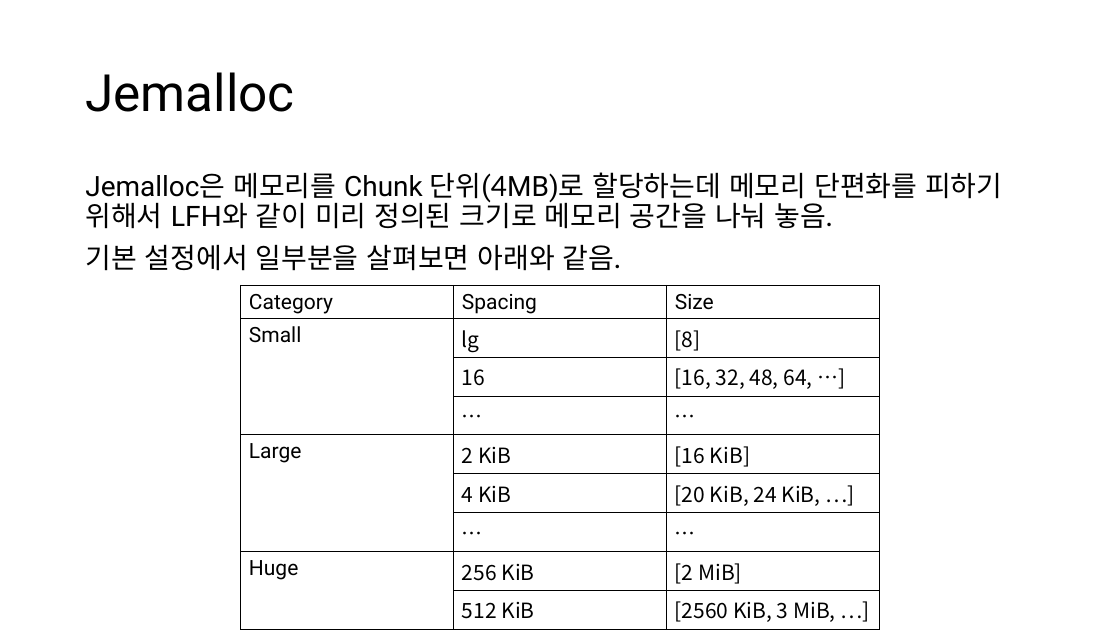
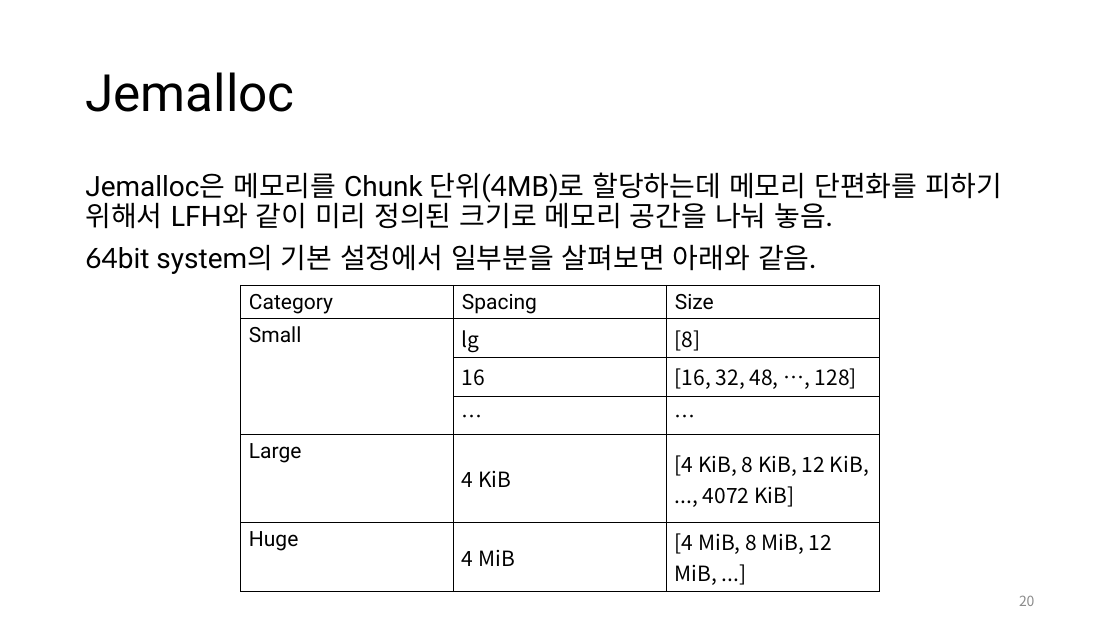
Before and after one commit to CppKorea/OptimizedCppStudy, a slide deck: slide 20 of 13th Study/Optimized C++ Study - Chapter 13, Optimize Memory Management.pptx. Drawn at 1120x630 pixels with LibreOffice and Linux fonts; fonts in the diff are those of the drawing. Boxes give left, top, right and bottom in pixels: in the first picture for what was removed or moved away, otherwise in the second. Text is boxed around its words. In the diff, an @@ line names an element or a change of style, - is before the commit and + after.

Commit message:
Update ppt

```diff
--- a/13th Study/Optimized C++ Study - Chapter 13, Optimize Memory Management.pptx
+++ b/13th Study/Optimized C++ Study - Chapter 13, Optimize Memory Management.pptx
@@ text at [85,244,816,274]: text changed @@
-기본 설정에서 일부분을 살펴보면 아래와 같음.
+64bit system의 기본 설정에서 일부분을 살펴보면 아래와 같음.
@@ table at [240,286,881,589] @@
-row 3, column 3: [16, 32, 48, 64, …]
+row 3, column 3: [16, 32, 48, …, 128]
-row 5: Large | 2 KiB | [16 KiB]
-row 6:  | 4 KiB | [20 KiB, 24 KiB, …]
-row 7:  | … | …
-row 8: Huge | 256 KiB | [2 MiB]
-row 9:  | 512 KiB | [2560 KiB, 3 MiB, …]
+row 5: Large | 4 KiB | [4 KiB, 8 KiB, 12 KiB, ..., 4072 KiB]
+row 6: Huge | 4 MiB | [4 MiB, 8 MiB, 12 MiB, ...]
@@ page number added at [1019,595,1035,606], 12 pt, text #8C8C8C @@
+20
```
Also in this commit, not shown: 39 other slides changed, 13 slides added.
